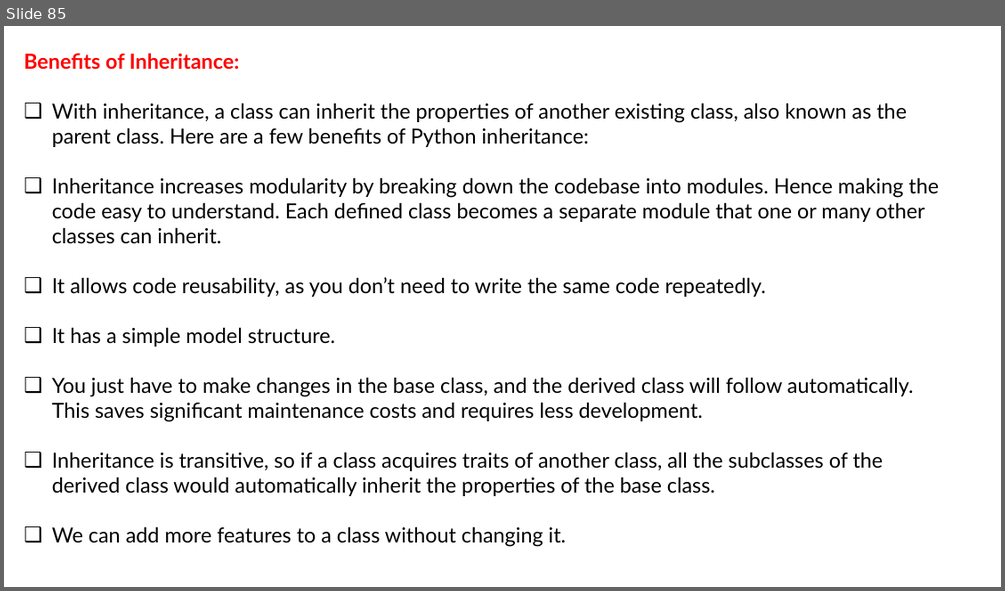
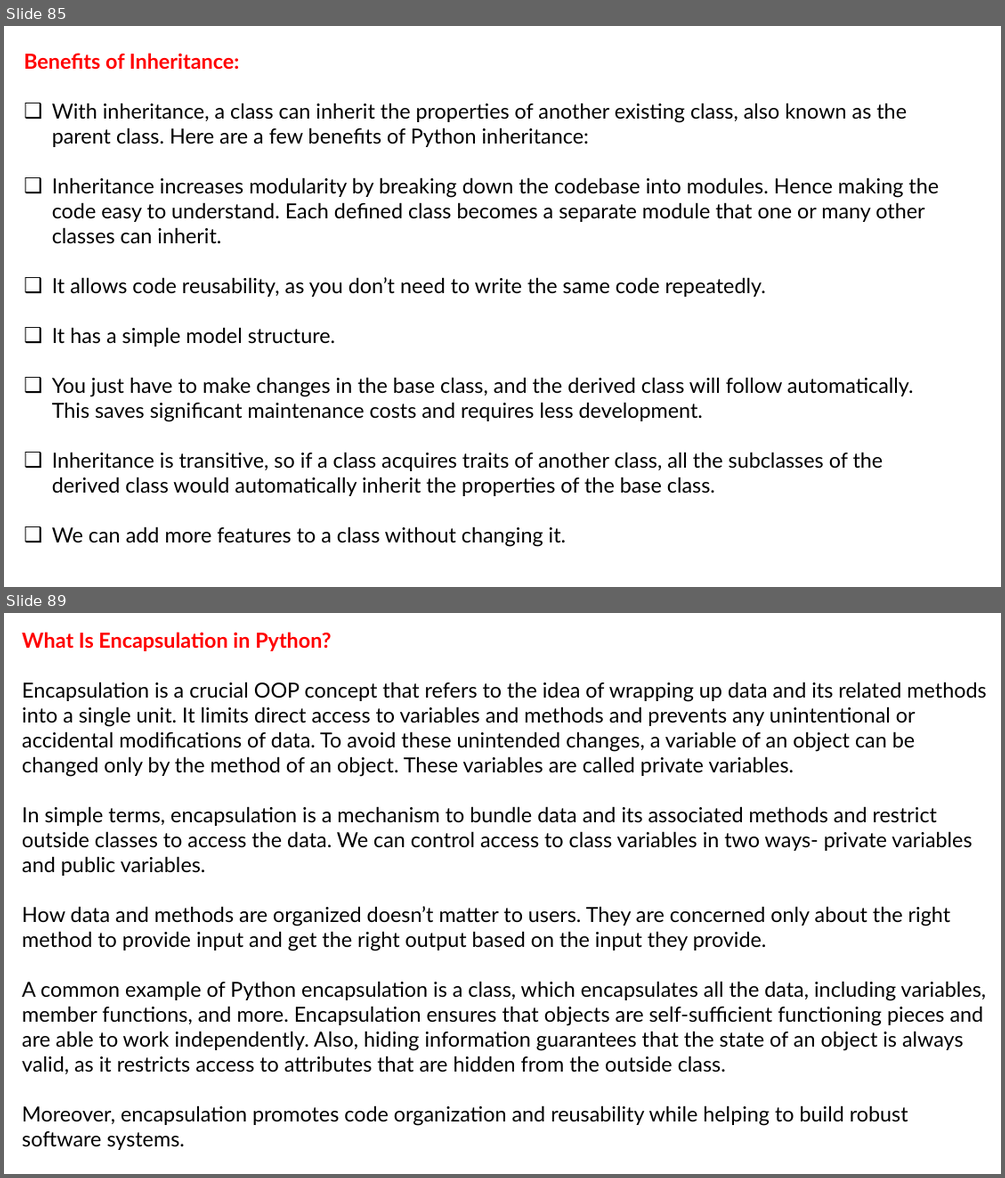
Before and after one commit to LokeshBachu/Python, a slide deck: PythonOOPS.pptx. Shown one above the other, each under a label of ours: slide 85 before the commit, slides 85 and 89 after it; the slides between them are not shown. The pictures are 1005x591 and 1005x1178 pixels, drawn with LibreOffice and Linux fonts; fonts in the diff are those of the drawing. Boxes give left, top, right and bottom in pixels: in the first picture for what was removed or moved away, otherwise in the second. Text is boxed around its words. In the diff, an @@ line names an element or a change of style, - is before the commit and + after.

```diff
--- a/PythonOOPS.pptx
+++ b/PythonOOPS.pptx
@@ slide 89 added at [4,613,1001,1174], background #FFFFFF @@
@@ text added at [22,632,986,1150], 20 pt, text #000000 @@
+What Is Encapsulation in Python?
+Encapsulation is a crucial OOP concept that refers to the idea of wrapping up data and its related methods into a single unit. It limits direct access to variables and methods and prevents any unintentional or accidental modifications of data. To avoid these unintended changes, a variable of an object can be changed only by the method of an object. These variables are called private variables.
+In simple terms, encapsulation is a mechanism to bundle data and its associated methods and restrict outside classes to access the data. We can control access to class variables in two ways- private variables and public variables.
+How data and methods are organized doesn’t matter to users. They are concerned only about the right method to provide input and get the right output based on the input they provide.
+A common example of Python encapsulation is a class, which encapsulates all the data, including variables, member functions, and more. Encapsulation ensures that objects are self-sufficient functioning pieces and are able to work independently. Also, hiding information guarantees that the state of an object is always valid, as it restricts access to attributes that are hidden from the outside class.
+Moreover, encapsulation promotes code organization and reusability while helping to build robust software systems.
```
Also in this commit, not shown: 1 slide changed, 164 other slides added.
